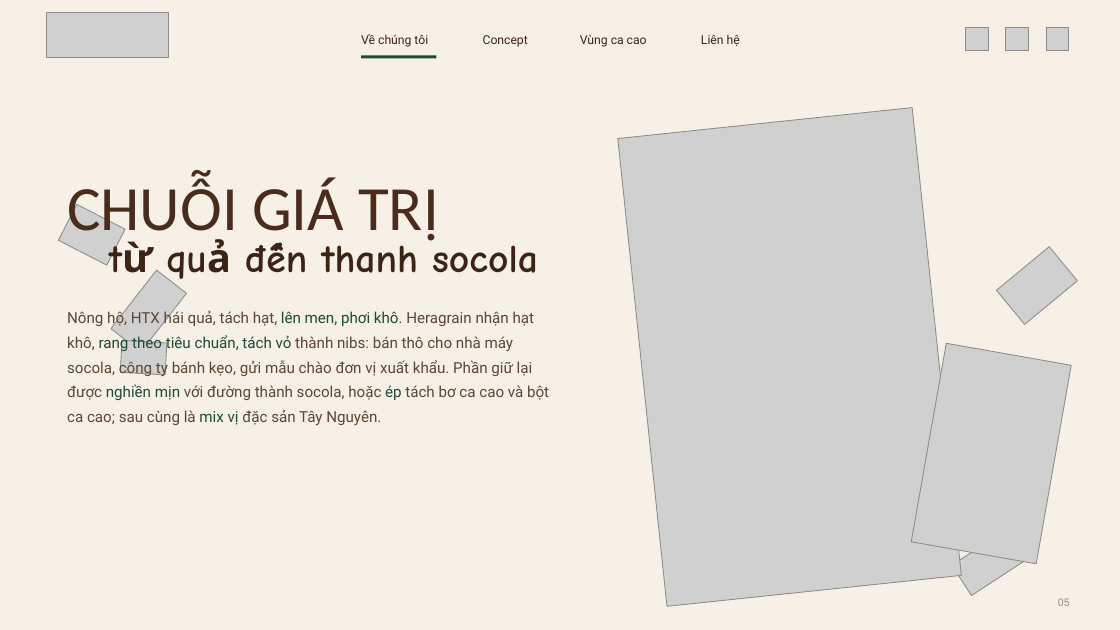
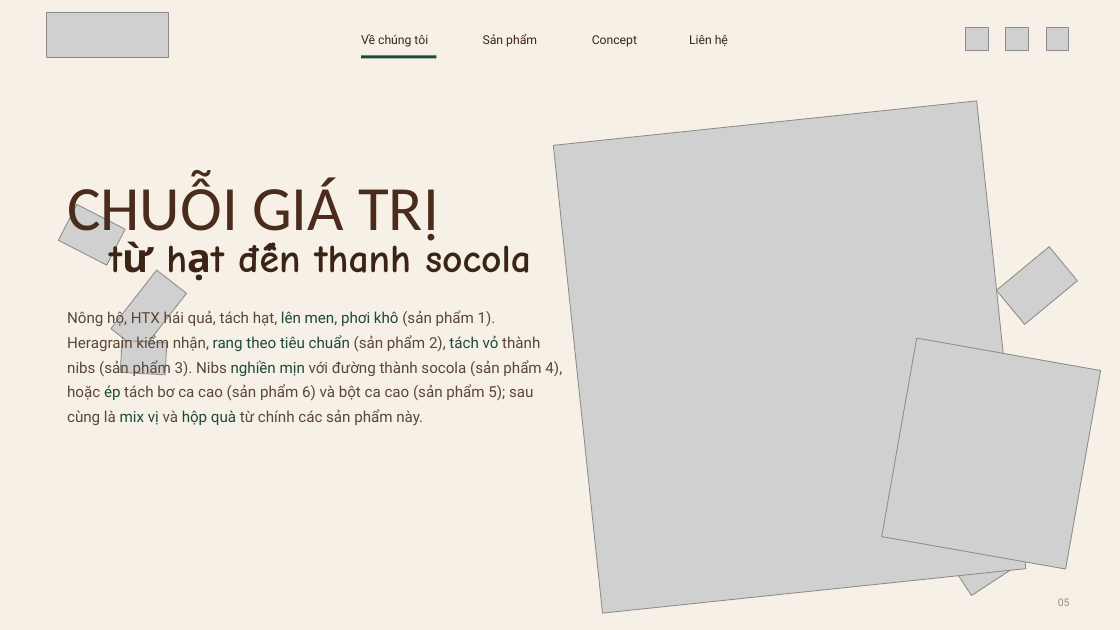
Before and after one commit to dakojsc-maker/ATL--DAKO, a slide deck: slide 5 of heragrain-cacao/1-concept-san-pham/Heragrain-Cacao_5-concept-san-pham.pptx. Drawn at 1120x630 pixels with LibreOffice and Linux fonts; fonts in the diff are those of the drawing; grey boxes stand for pictures; background and template pictures are left out. Boxes give left, top, right and bottom in pixels: in the first picture for what was removed or moved away, otherwise in the second. Text is boxed around its words. In the diff, an @@ line names an element or a change of style, - is before the commit and + after.

```diff
--- a/heragrain-cacao/1-concept-san-pham/Heragrain-Cacao_5-concept-san-pham.pptx
+++ b/heragrain-cacao/1-concept-san-pham/Heragrain-Cacao_5-concept-san-pham.pptx
@@ text "Concept": place and size @@
-text "Concept" at [483, 35, 528, 47]
+text "Concept" at [592, 35, 637, 47]
@@ text "Liên hệ": place and size @@
-text "Liên hệ" at [701, 35, 740, 46]
+text "Liên hệ" at [689, 35, 728, 46]
@@ text added at [483, 34, 537, 47], 10.5 pt, text #3B2416 @@
+Sản phẩm
@@ text removed at [580, 35, 647, 47] @@
-Vùng ca cao
@@ picture: place and size @@
-picture at [618, 108, 961, 607]
+picture at [554, 101, 1027, 613]
@@ text at [315, 237, 531, 273]: text changed @@
-từ quả đến thanh socola
+từ hạt đến thanh socola
@@ text at [67, 310, 562, 425]: text changed @@
-Nông hộ, HTX hái quả, tách hạt, lên men, phơi khô. Heragrain nhận hạt khô, rang theo tiêu chuẩn, tách vỏ thành nibs: bán thô cho nhà máy socola, công ty bánh kẹo, gửi mẫu chào đơn vị xuất khẩu. Phần giữ lại được nghiền mịn với đường thành socola, hoặc ép tách bơ ca cao và bột ca cao; sau cùng là mix vị đặc sản Tây Nguyên.
+Nông hộ, HTX hái quả, tách hạt, lên men, phơi khô (sản phẩm 1). Heragrain kiểm nhận, rang theo tiêu chuẩn (sản phẩm 2), tách vỏ thành nibs (sản phẩm 3). Nibs nghiền mịn với đường thành socola (sản phẩm 4), hoặc ép tách bơ ca cao (sản phẩm 6) và bột ca cao (sản phẩm 5); sau cùng là mix vị và hộp quà từ chính các sản phẩm này.
@@ picture: place and size @@
-picture at [911, 343, 1071, 564]
+picture at [882, 338, 1101, 569]
```
Also in this commit, not shown: 22 other slides changed, 3 slides added, 3 slides removed, 16 other files.
